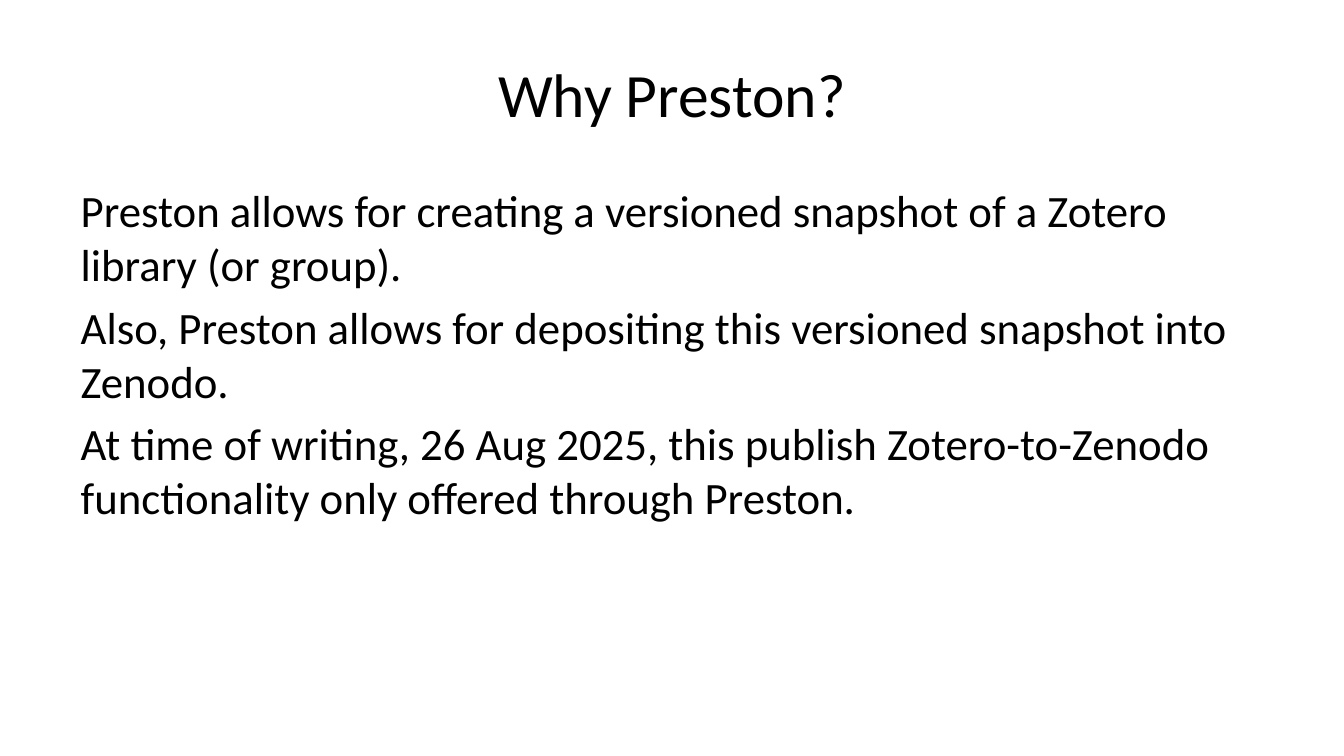
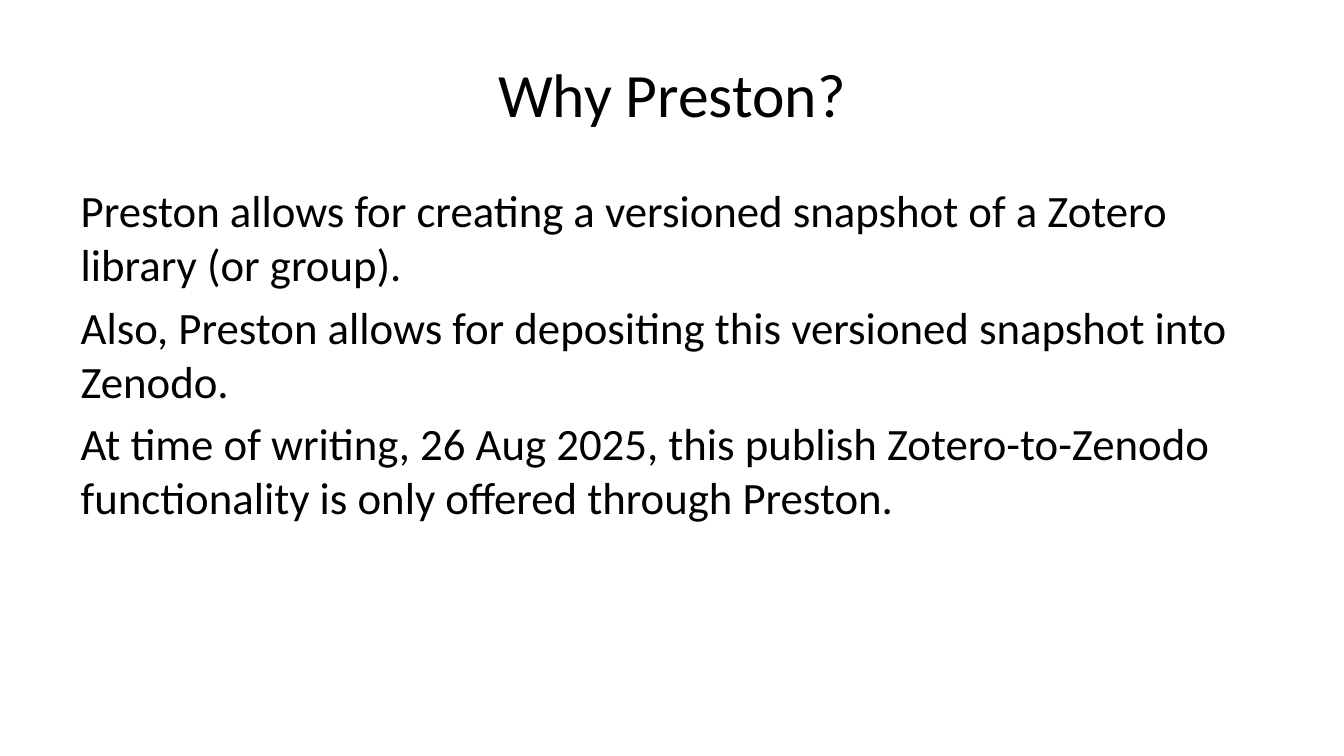
Before and after one commit to bat-literature/bat-literature.github.io, a slide deck: slide 6 of workshop.pptx. Drawn at 1344x756 pixels with LibreOffice and Linux fonts; fonts in the diff are those of the drawing. Boxes give left, top, right and bottom in pixels: in the first picture for what was removed or moved away, otherwise in the second. Text is boxed around its words. In the diff, an @@ line names an element or a change of style, - is before the commit and + after.

```diff
--- a/workshop.pptx
+++ b/workshop.pptx
@@ text at (81,429,1209,522): text changed @@
-At time of writing, 26 Aug 2025, this publish Zotero-to-Zenodo functionality only offered through Preston.
+At time of writing, 26 Aug 2025, this publish Zotero-to-Zenodo functionality is only offered through Preston.
```
Also in this commit, not shown: 3 other files.
